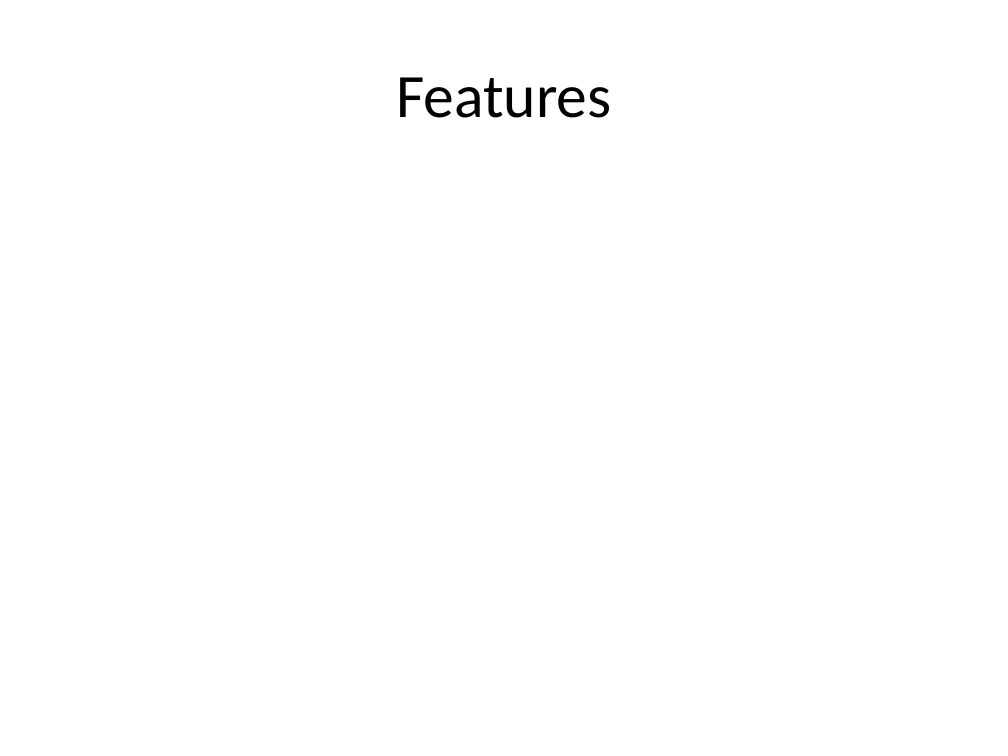
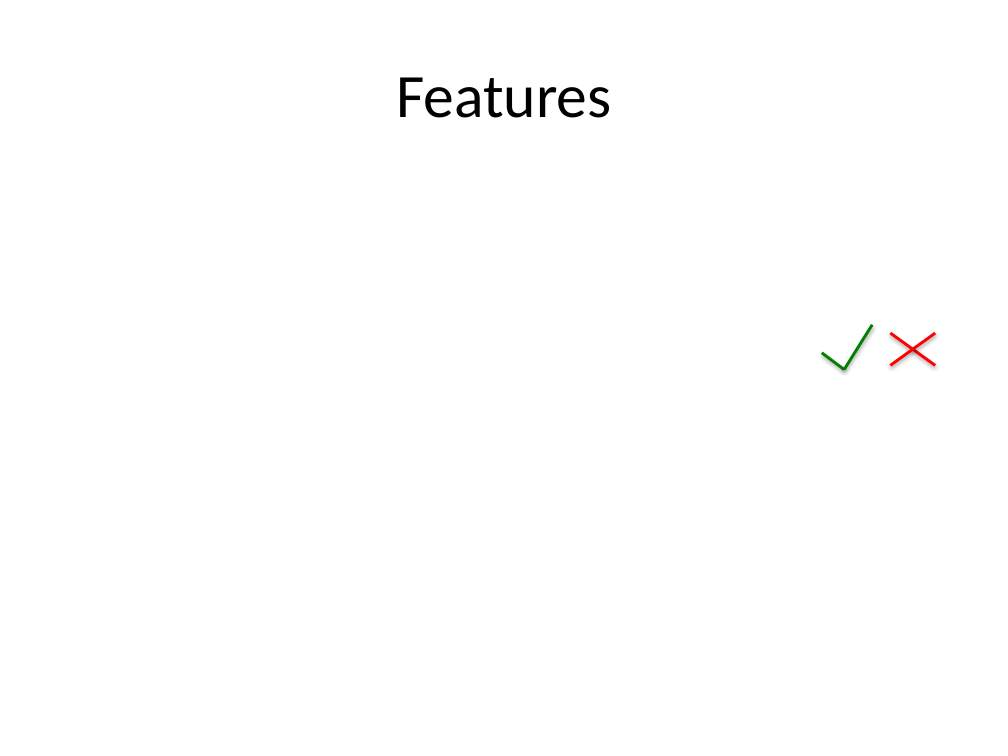
Before and after one commit to hi-itsnee/the-local-programming-language, a slide deck: slide 7 of docs/local_present.pptx (slide 6 before the commit). Drawn at 1008x756 pixels with LibreOffice and Linux fonts; fonts in the diff are those of the drawing. Boxes give left, top, right and bottom in pixels: in the first picture for what was removed or moved away, otherwise in the second. Text is boxed around its words. In the diff, an @@ line names an element or a change of style, - is before the commit and + after.

Commit message:
updated presentation

```diff
--- a/docs/local_present.pptx
+++ b/docs/local_present.pptx
@@ line added from (845, 370) to (872, 325), #008000 2 pt @@
@@ line added from (822, 353) to (845, 370), #008000 2 pt @@
@@ line added from (890, 333) to (935, 365), #FF0000 2 pt @@
@@ line added from (890, 365) to (935, 333), #FF0000 2 pt @@
```
Also in this commit, not shown: 3 other slides changed, 1 slide added, 1 slide removed.
